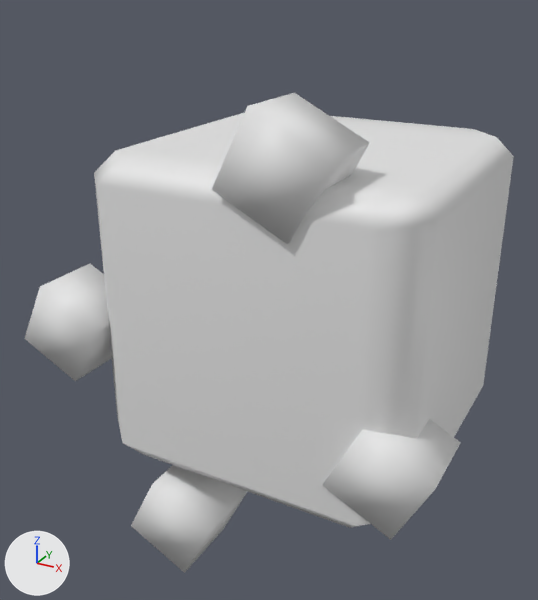
A saved change to the FBX model Reference/Resources/Mesh/Animation/Effect/E_BS_Honoo.fbx.
Before and after are seen from a 50 mm lens placed at (0.0042, -0.00885, 0.00415), pointed at (-0.00053, -0.00023, -0.00016). Every picture has the same lights, and +X, +Y and +Z are marked at lower left. Materials are left out; every surface is plain grey. Where no turn or scale is listed for an object, it has been applied to the vertices.

The first picture shows 'impact1', 'model1', 'model2', 'model3', 'model4'.
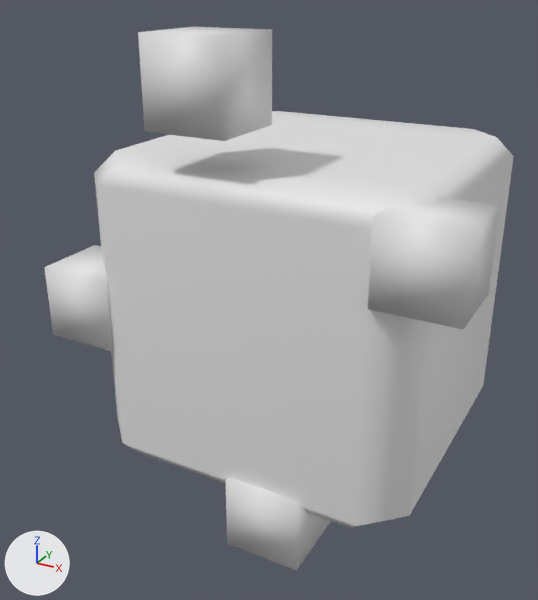
ob_model_scale is not drawn itself; it is the parent of ob_model1, ob_model3, ob_model2, ob_model4.

Boxes [x1, y1, x2, y2] around the edits, measured in the pictures (538 x 600 px):
'model4', turned
    before: [24, 264, 112, 381]
    after: [368, 197, 500, 329]
'model2', turned
    before: [131, 465, 248, 573]
    after: [138, 27, 272, 141]
'model3', turned
    before: [212, 93, 370, 244]
    after: [225, 477, 330, 570]
'model1', turned
    before: [323, 419, 461, 540]
    after: [44, 245, 114, 351]

Edits to the bpy script that builds the scene:
```text
Change ob_model_scale:
    ob_model_scale.rotation_euler: (0.0, 0.0, 2.676) -> (0.0, 0.0, 0.0)  # degrees (0, 0, 153) -> degrees (0, 0, 0)
```
